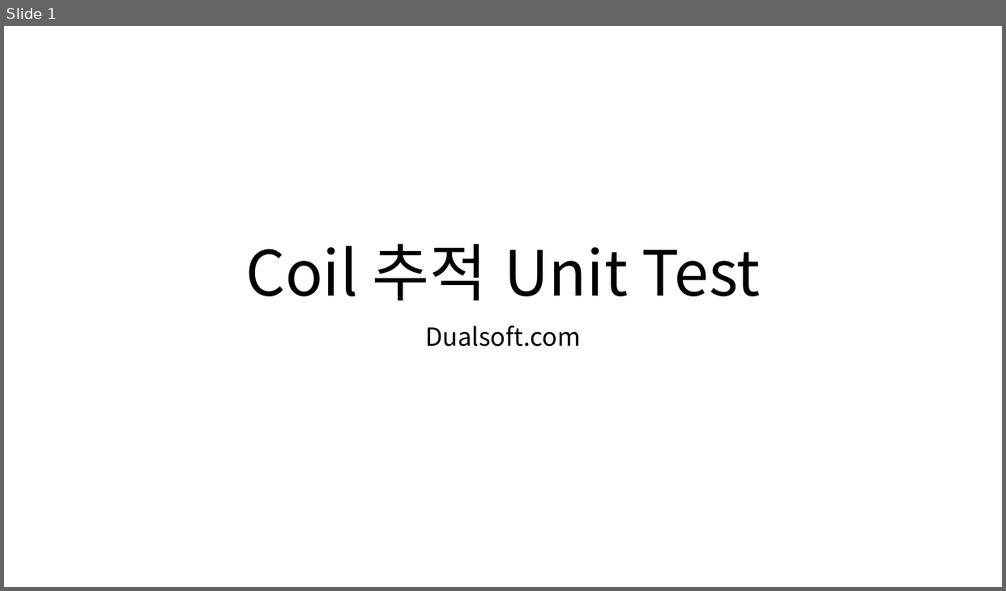
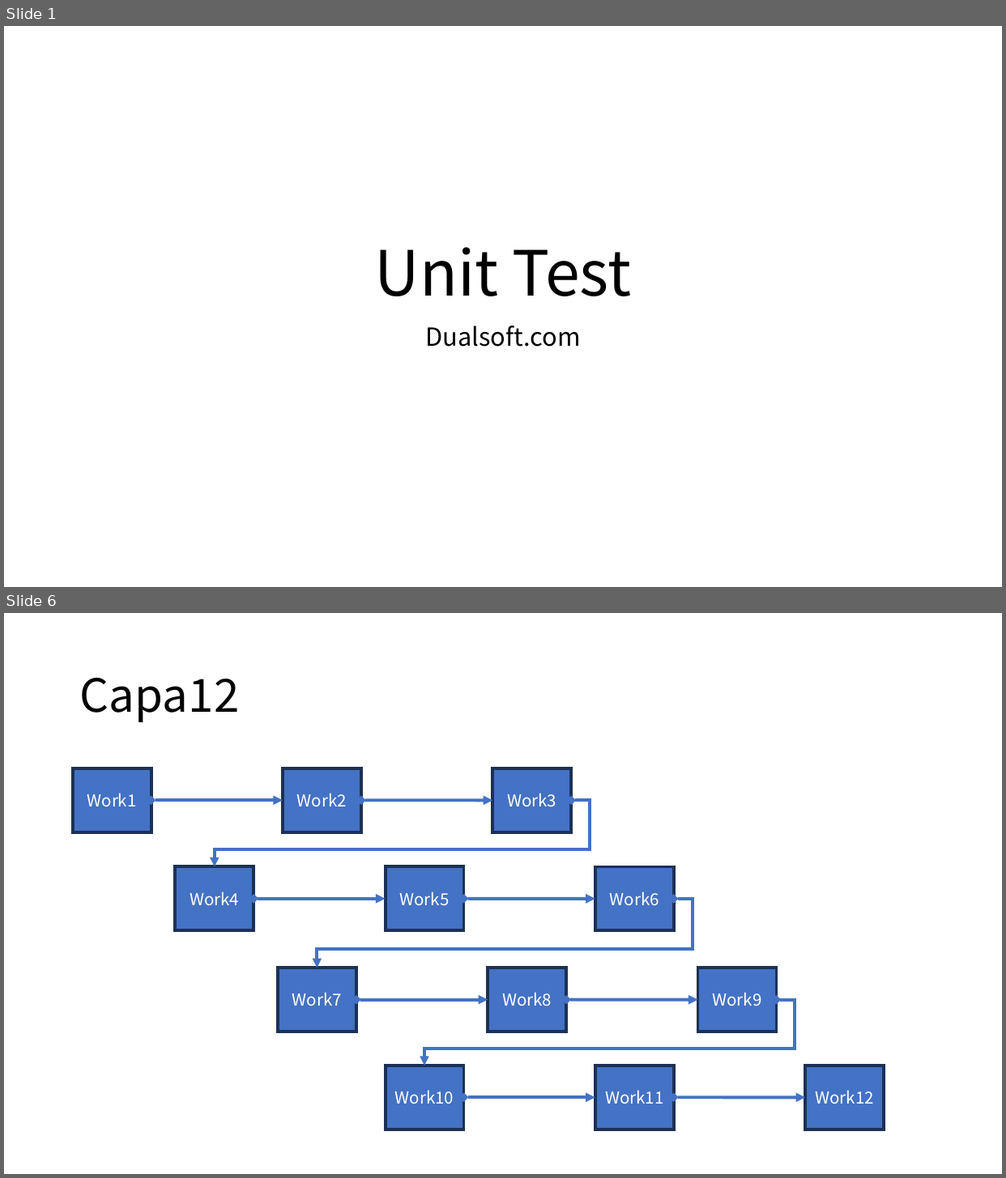
Before and after one commit to DualsoftDev/ds, a slide deck: DsDotNet/src/UnitTest/UnitTest.Model/ImportOfficeExample/Sample/ls.pptx. Shown one above the other, each under a label of ours: slide 1 before the commit, slides 1 and 6 after it; the slides between them are not shown. The pictures are 1006x591 and 1006x1178 pixels, drawn with LibreOffice and Linux fonts; fonts in the diff are those of the drawing. Boxes give left, top, right and bottom in pixels: in the first picture for what was removed or moved away, otherwise in the second. Text is boxed around its words. In the diff, an @@ line names an element or a change of style, - is before the commit and + after.

```diff
--- a/DsDotNet/src/UnitTest/UnitTest.Model/ImportOfficeExample/Sample/ls.pptx
+++ b/DsDotNet/src/UnitTest/UnitTest.Model/ImportOfficeExample/Sample/ls.pptx
@@ slide 6 added at (x1=4, y1=613, x2=1002, y2=1174), background #FFFFFF @@
@@ title added at (x1=80, y1=678, x2=239, y2=722), 44 pt, text #000000 @@
+Capa12
@@ rectangle added at (x1=73, y1=769, x2=151, y2=833), fill #4472C4, outline #1E3256 3 pt, 16 pt, text #FFFFFF @@
+Work1
@@ rectangle added at (x1=283, y1=769, x2=361, y2=833), fill #4472C4, outline #1E3256 3 pt, 16 pt, text #FFFFFF @@
+Work2
@@ rectangle added at (x1=493, y1=769, x2=572, y2=833), fill #4472C4, outline #1E3256 3 pt, 16 pt, text #FFFFFF @@
+Work3
@@ double arrow added from (151, 800) to (283, 800), #4472C4 3 pt @@
@@ elbow double arrow added from (572, 800) to (215, 867), #4472C4 3 pt @@
@@ double arrow added from (361, 800) to (493, 800), #4472C4 3 pt @@
@@ rectangle added at (x1=176, y1=867, x2=254, y2=931), fill #4472C4, outline #1E3256 3 pt, 16 pt, text #FFFFFF @@
+Work4
@@ rectangle added at (x1=385, y1=867, x2=463, y2=931), fill #4472C4, outline #1E3256 3 pt, 16 pt, text #FFFFFF @@
+Work5
@@ rectangle added at (x1=595, y1=867, x2=674, y2=931), fill #4472C4, outline #1E3256 3 pt, 16 pt, text #FFFFFF @@
+Work6
@@ double arrow added from (254, 899) to (385, 899), #4472C4 3 pt @@
@@ elbow double arrow added from (674, 899) to (317, 968), #4472C4 3 pt @@
@@ double arrow added from (463, 899) to (595, 899), #4472C4 3 pt @@
@@ rectangle added at (x1=278, y1=968, x2=356, y2=1032), fill #4472C4, outline #1E3256 3 pt, 16 pt, text #FFFFFF @@
+Work7
@@ rectangle added at (x1=488, y1=968, x2=566, y2=1032), fill #4472C4, outline #1E3256 3 pt, 16 pt, text #FFFFFF @@
+Work8
@@ rectangle added at (x1=698, y1=968, x2=777, y2=1032), fill #4472C4, outline #1E3256 3 pt, 16 pt, text #FFFFFF @@
+Work9
@@ double arrow added from (356, 1000) to (488, 1000), #4472C4 3 pt @@
@@ elbow double arrow added from (777, 1000) to (424, 1066), #4472C4 3 pt @@
@@ double arrow added from (566, 1000) to (698, 1000), #4472C4 3 pt @@
@@ rectangle added at (x1=385, y1=1066, x2=463, y2=1130), fill #4472C4, outline #1E3256 3 pt, 16 pt, text #FFFFFF @@
+Work10
@@ rectangle added at (x1=595, y1=1066, x2=674, y2=1130), fill #4472C4, outline #1E3256 3 pt, 16 pt, text #FFFFFF @@
+Work11
@@ rectangle added at (x1=805, y1=1066, x2=884, y2=1130), fill #4472C4, outline #1E3256 3 pt, 16 pt, text #FFFFFF @@
+Work12
@@ double arrow added from (463, 1098) to (595, 1098), #4472C4 3 pt @@
@@ double arrow added from (674, 1098) to (805, 1098), #4472C4 3 pt @@
@@ slide 1 changed as well @@
@@ title at (x1=375, y1=247, x2=631, y2=297): text changed @@
-Coil 추적 Unit Test
+Unit Test
```
Also in this commit, not shown: 5 other slides added, 2 other files.
